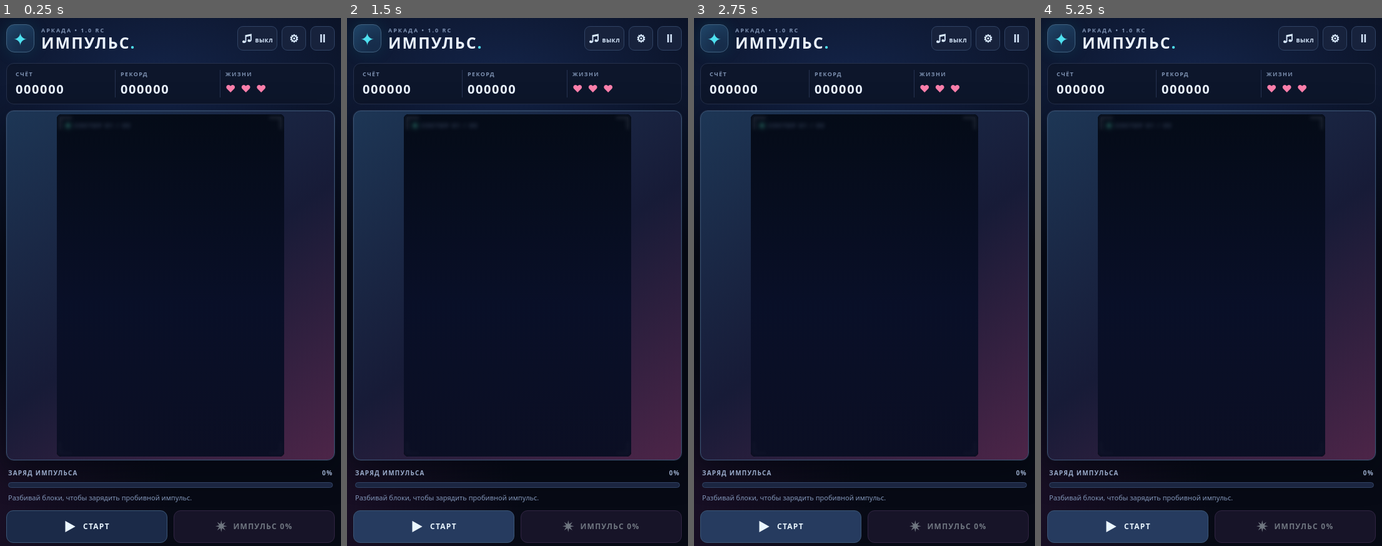
Above: before the commit, frames 1-4 (left to right).
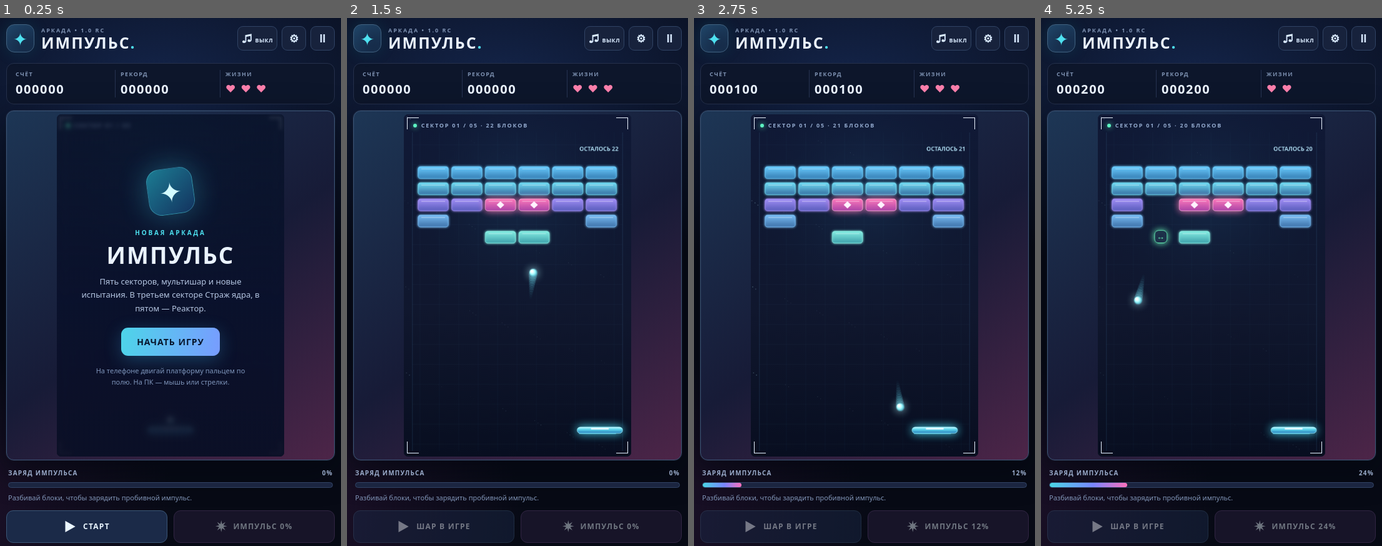
Above: after the commit, the same moments.

Repository: cyrox007/impulse-arcade
Game: browser game, page index.html
Same seed, same stepped clock (60 frames per second), same inputs: the game is played once before the commit and once after it.
Inputs:
- Up to frame 1 (0.25 s): no input
- Up to frame 2 (1.5 s): click "▶ СТАРТ" (after the commit: "НАЧАТЬ ИГРУ") at 0.27 s; click "▶ СТАРТ" (after the commit: "▶ ЗАПУСК ШАРА") at 0.52 s; hold Right from 1.03 s (still down); tap F at 1.1 s
- Up to frame 3 (2.75 s): release Right at 1.53 s; hold Left 1.58-2.15 s; tap F at 1.6, 2.1, 2.6 s; hold Right from 2.2 s (still down)
- Up to frame 4 (5.25 s): release Right at 2.87 s; hold Left 2.92-3.35 s; tap F every 0.5 s from 3.1 to 5.1 s; click "▶ СТАРТ" (after the commit: "▶ ЗАПУСК ШАРА") at 3.27 s; hold Right 3.4-3.9 s; hold Left 3.95-4.52 s; hold Right 4.57-5.23 s

The runs differ from the first frame. In frame 1, 5.9% of the frame differs, in the area x 16-84%, y 18-70%; in frame 2, 17%; in frame 3, 17%; in frame 4, 18%, in the area x 1-96%, y 12-100%.
Error before the commit: Error: Не загружен модуль физики game-physics.js

Commit message:
Согласовать физический модуль с запуском и проверками: index.html

Diff:
--- a/index.html
+++ b/index.html
@@ -57,6 +57,7 @@
     </nav>
     <footer class="footer"><span>ПК: ← → / A D · ПРОБЕЛ · F · P</span><span>ТЕЛЕФОН: ВЕДИ ПАЛЬЦЕМ ПО ПОЛЮ</span></footer>
   </main>
+<script src="game-physics.js?v=gameplay-100rc-20261101" defer></script>
 <script src="game-render.js?v=gameplay-100rc-20261101" defer></script>
 <script src="game.js?v=gameplay-100rc-20261101" defer></script>
 <script src="game-input.js?v=gameplay-100rc-20261101" defer></script>
